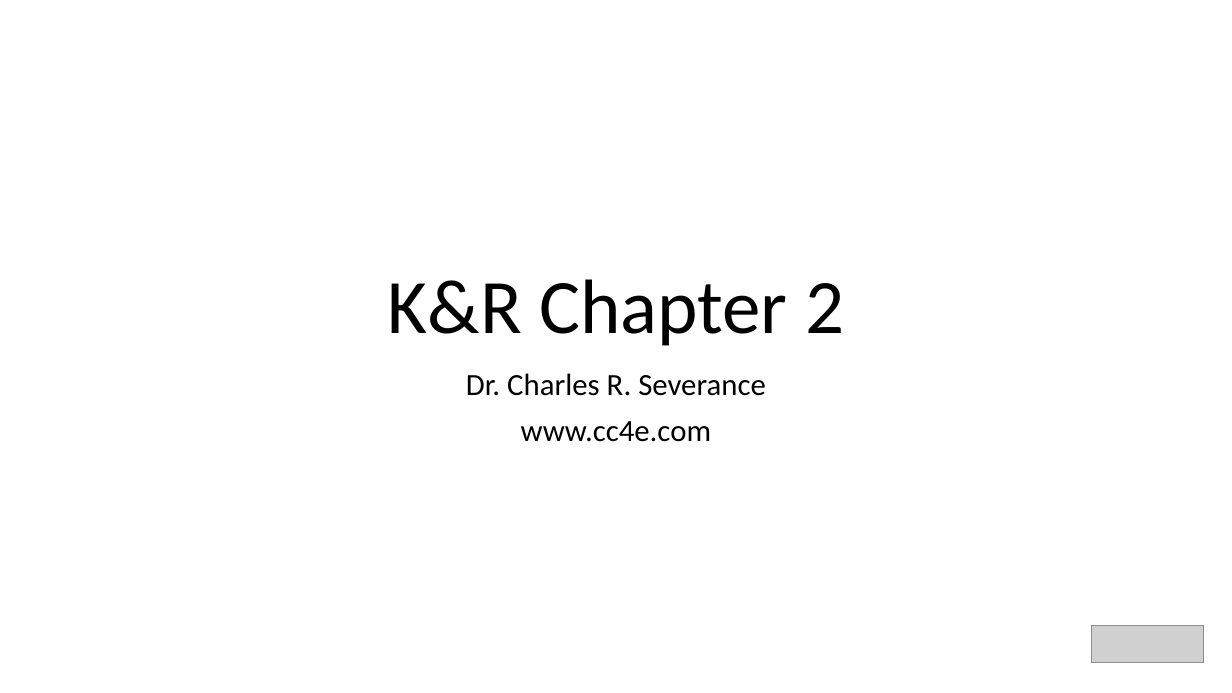
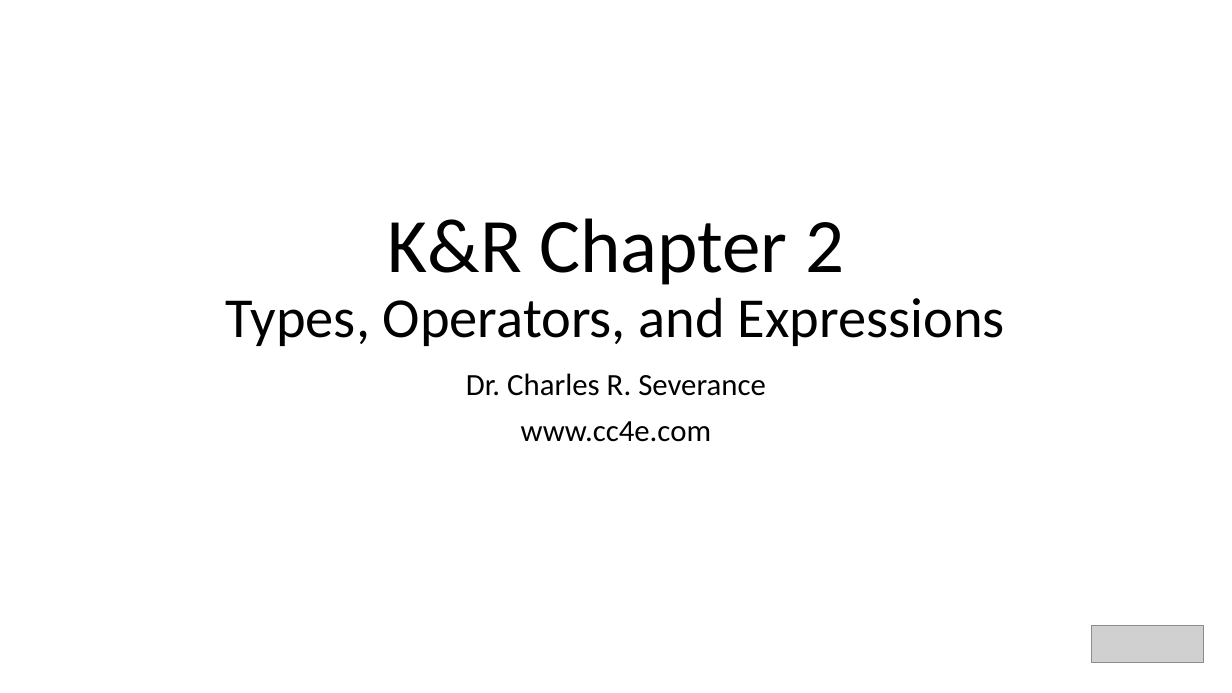
Before and after one commit to csev/cc4e, a slide deck: slide 1 of lectures/KR-2.pptx. Drawn at 1232x693 pixels with LibreOffice and Linux fonts; fonts in the diff are those of the drawing; grey boxes stand for pictures. Boxes give left, top, right and bottom in pixels: in the first picture for what was removed or moved away, otherwise in the second. Text is boxed around its words. In the diff, an @@ line names an element or a change of style, - is before the commit and + after.

```diff
--- a/lectures/KR-2.pptx
+++ b/lectures/KR-2.pptx
@@ title at bbox=[226, 218, 1005, 346]: text changed; size 60 to 44 pt @@
-K&R Chapter 2
+K&R Chapter 2
+Types, Operators, and Expressions
```
Also in this commit, not shown: 3 other files.
